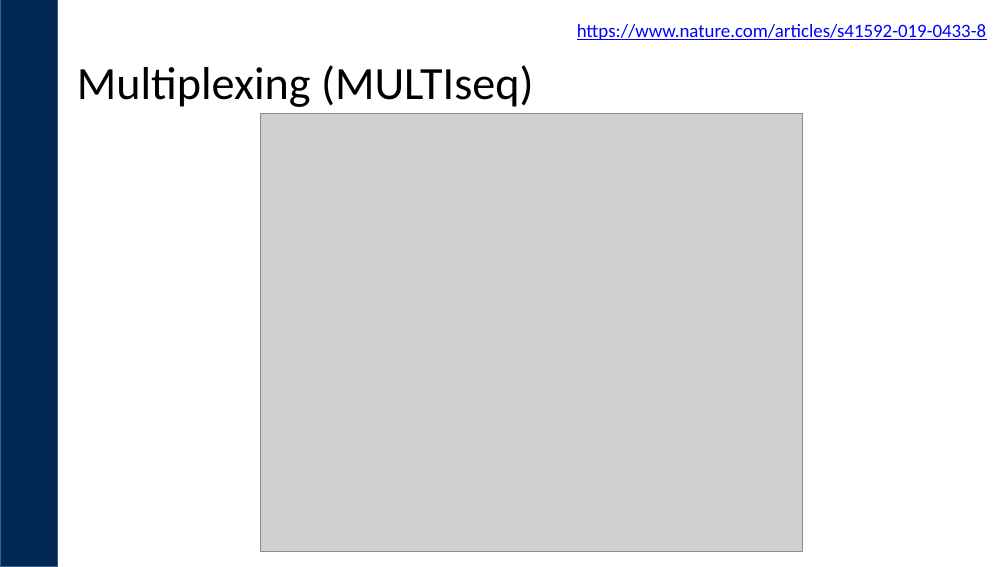
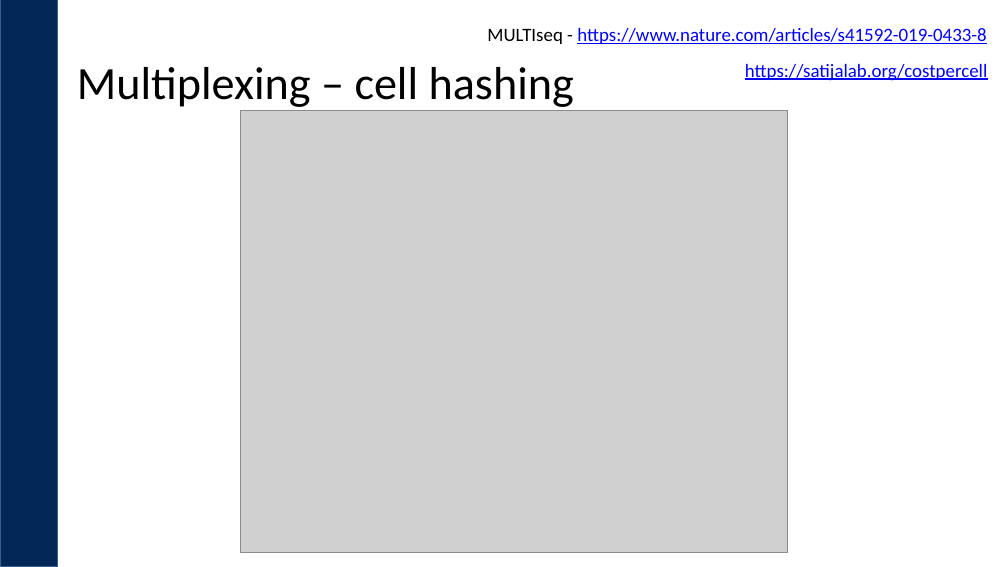
Before and after one commit to ucdavis-bioinformatics-training/ucdavis-bioinformatics-training.presentations, a slide deck: slide 10 of singlecell/singlecellRNAseq-expDesign.pptx (slide 5 before the commit). Drawn at 1008x567 pixels with LibreOffice and Linux fonts; fonts in the diff are those of the drawing; grey boxes stand for pictures; background and template pictures are left out. Boxes give left, top, right and bottom in pixels: in the first picture for what was removed or moved away, otherwise in the second. Text is boxed around its words. In the diff, an @@ line names an element or a change of style, - is before the commit and + after.

```diff
--- a/singlecell/singlecellRNAseq-expDesign.pptx
+++ b/singlecell/singlecellRNAseq-expDesign.pptx
@@ text at [487, 28, 986, 44]: text changed @@
-https://www.nature.com/articles/s41592-019-0433-8
+MULTIseq - https://www.nature.com/articles/s41592-019-0433-8
@@ title at [77, 67, 574, 111]: text changed @@
-Multiplexing (MULTIseq)
+Multiplexing – cell hashing
@@ text added at [745, 64, 987, 81], 18 pt, text #0000FF, underline @@
+https://satijalab.org/costpercell
@@ picture: place and size @@
-picture at [261, 114, 802, 552]
+picture at [240, 110, 787, 553]
```
Also in this commit, not shown: 5 other slides changed, 2 slides removed, 4 other files.
